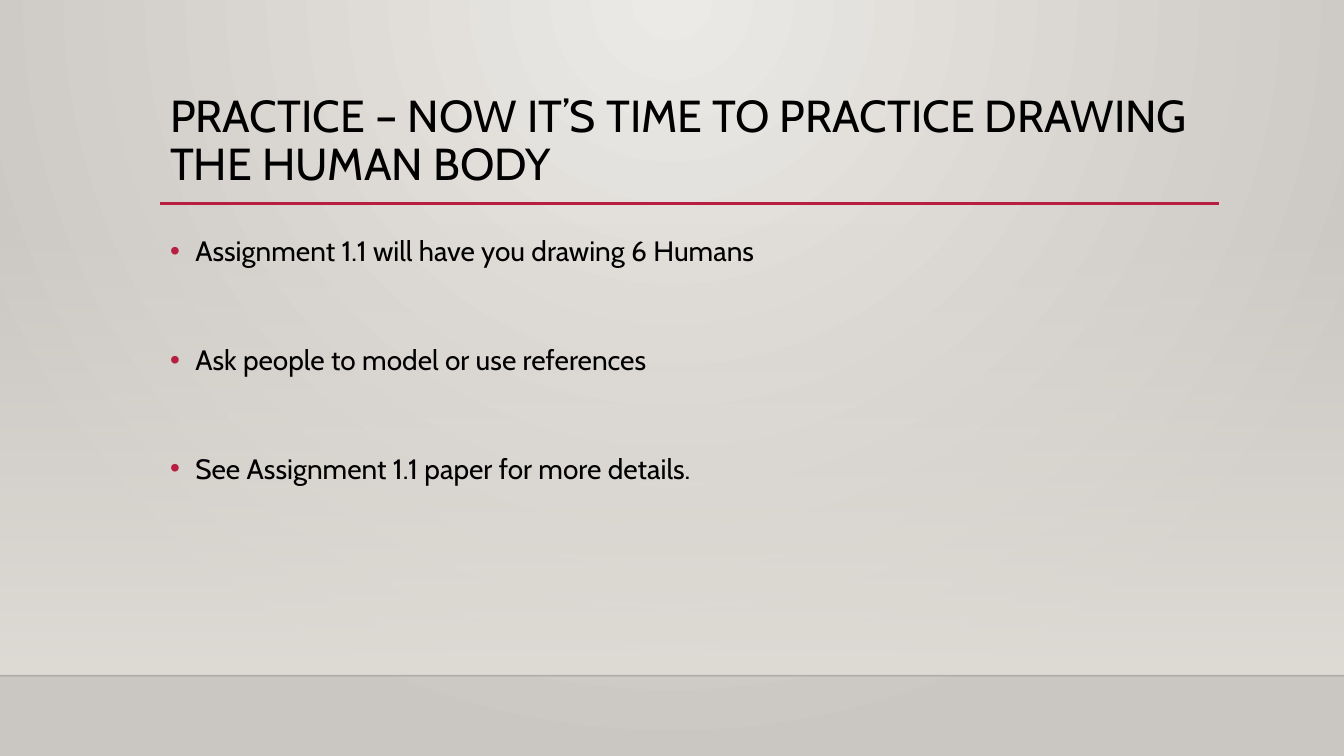
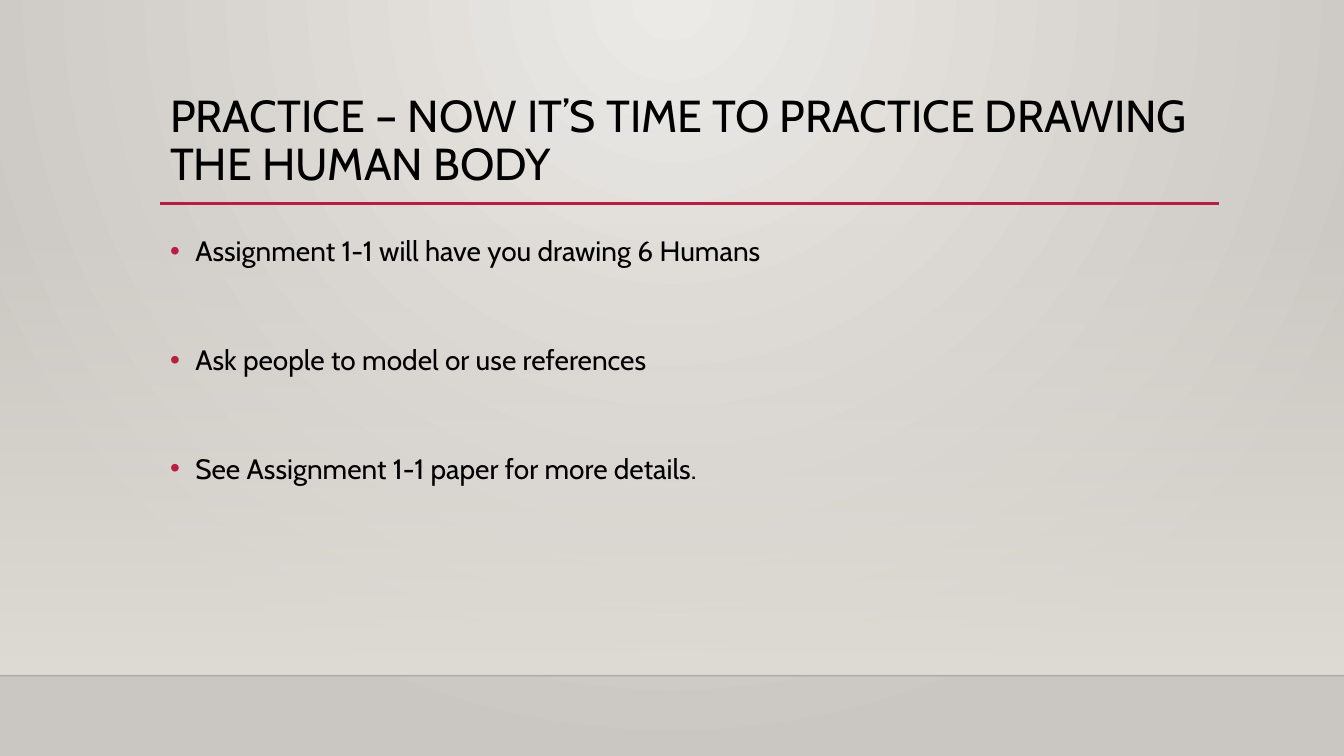
Before and after one commit to SammyKipp/FashionDesignCurriculum, a slide deck: slide 8 of Unit 1 - Figure Drawing and Illustration/Lesson 1.1.pptx. Drawn at 1344x756 pixels with LibreOffice and Linux fonts; fonts in the diff are those of the drawing; background and template pictures are left out. Boxes give left, top, right and bottom in pixels: in the first picture for what was removed or moved away, otherwise in the second. Text is boxed around its words. In the diff, an @@ line names an element or a change of style, - is before the commit and + after.

```diff
--- a/Unit 1 - Figure Drawing and Illustration/Lesson 1.1.pptx
+++ b/Unit 1 - Figure Drawing and Illustration/Lesson 1.1.pptx
@@ text at [195,240,761,268]: text changed @@
-• Assignment 1.1 will have you drawing 6 Humans
+• Assignment 1-1 will have you drawing 6 Humans
@@ text at [195,458,697,485]: text changed @@
-• See Assignment 1.1 paper for more details.
+• See Assignment 1-1 paper for more details.
```
Also in this commit, not shown: 1 other file.
